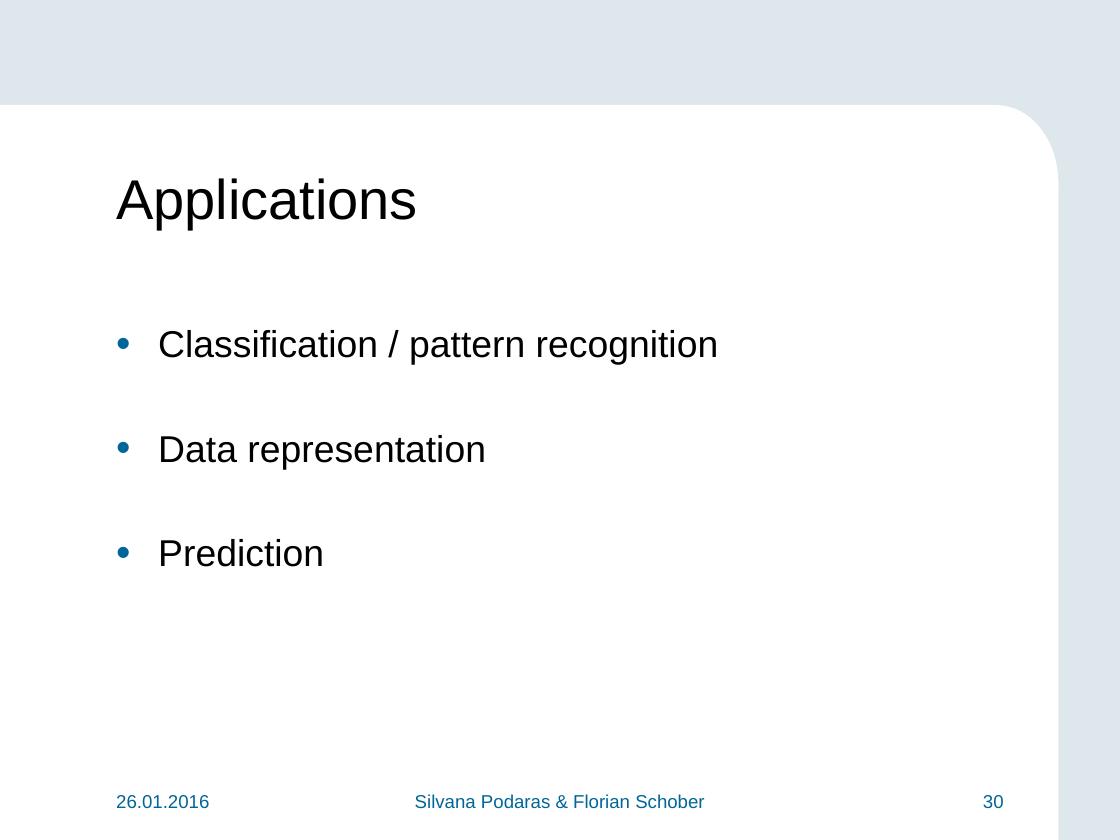
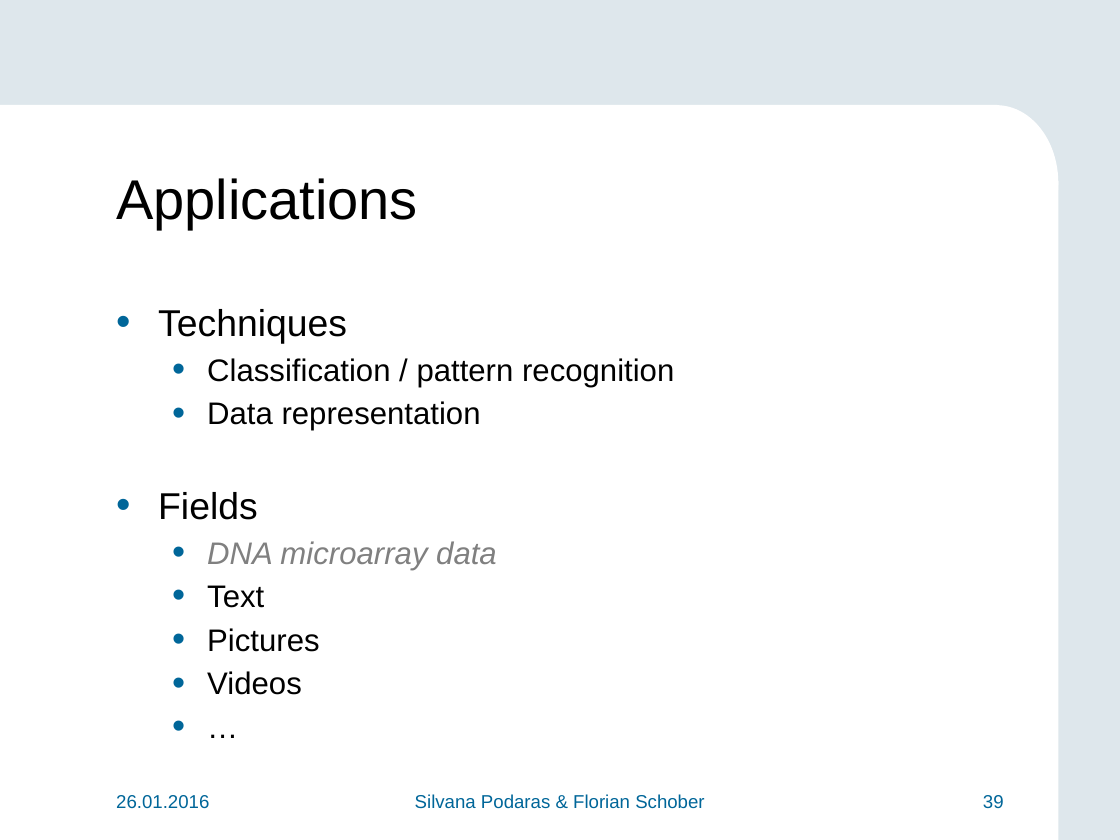
Before and after one commit to teretrus/VisSeminar, a slide deck: slide 39 of presentation/Presentation.pptx (slide 30 before the commit). Drawn at 1120x840 pixels with LibreOffice and Linux fonts; fonts in the diff are those of the drawing; background and template pictures are left out. Boxes give left, top, right and bottom in pixels: in the first picture for what was removed or moved away, otherwise in the second. Text is boxed around its words. In the diff, an @@ line names an element or a change of style, - is before the commit and + after.

```diff
--- a/presentation/Presentation.pptx
+++ b/presentation/Presentation.pptx
@@ text "Techniques": place and size @@
-text "Techniques" at (158,330,719,567)
+text "Techniques" at (158,309,674,695)
@@ text at (158,309,347,343): paragraph added @@
+• Techniques
@@ text at (207,358,674,430): size 24 to 20 pt in "Classification / pattern recognition", "Data representation"; list level 1 to 2 in "Classification / pattern recognition"; list level 1 to 2 in "Data representation" @@
@@ text at (158,492,497,695): text changed; size 24 to 20 pt @@
-• Prediction
+• Fields
+  • DNA microarray data
+  • Text
+  • Pictures
+  • Videos
+  • …
@@ page number at (983,795,1004,808): text changed @@
-30
+39
```
Also in this commit, not shown: 10 other slides changed, 9 slides added, 1 other file.
